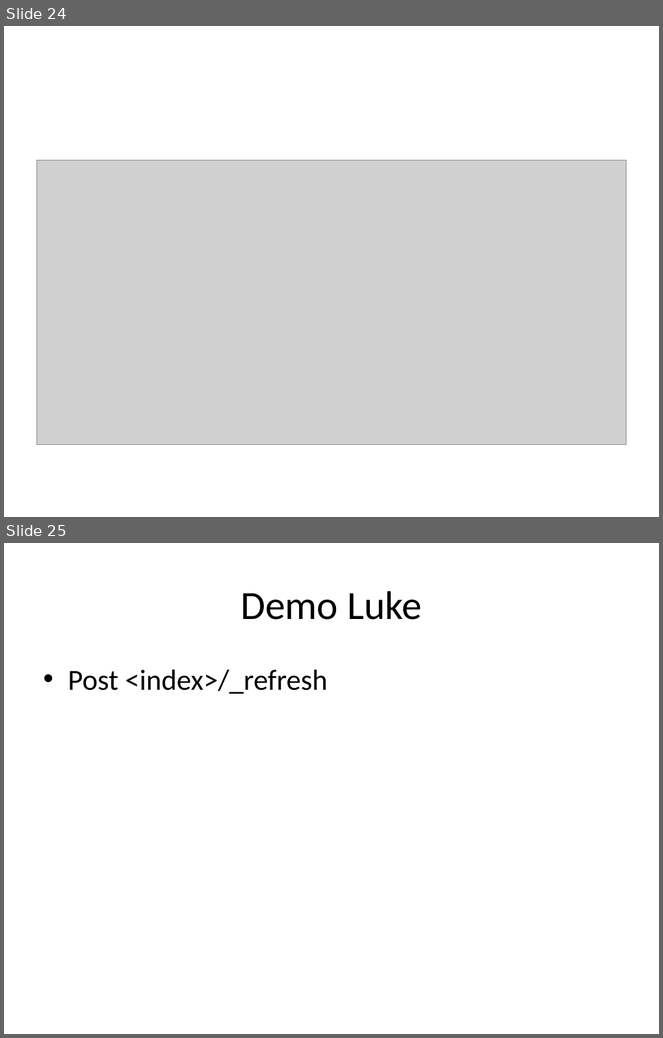
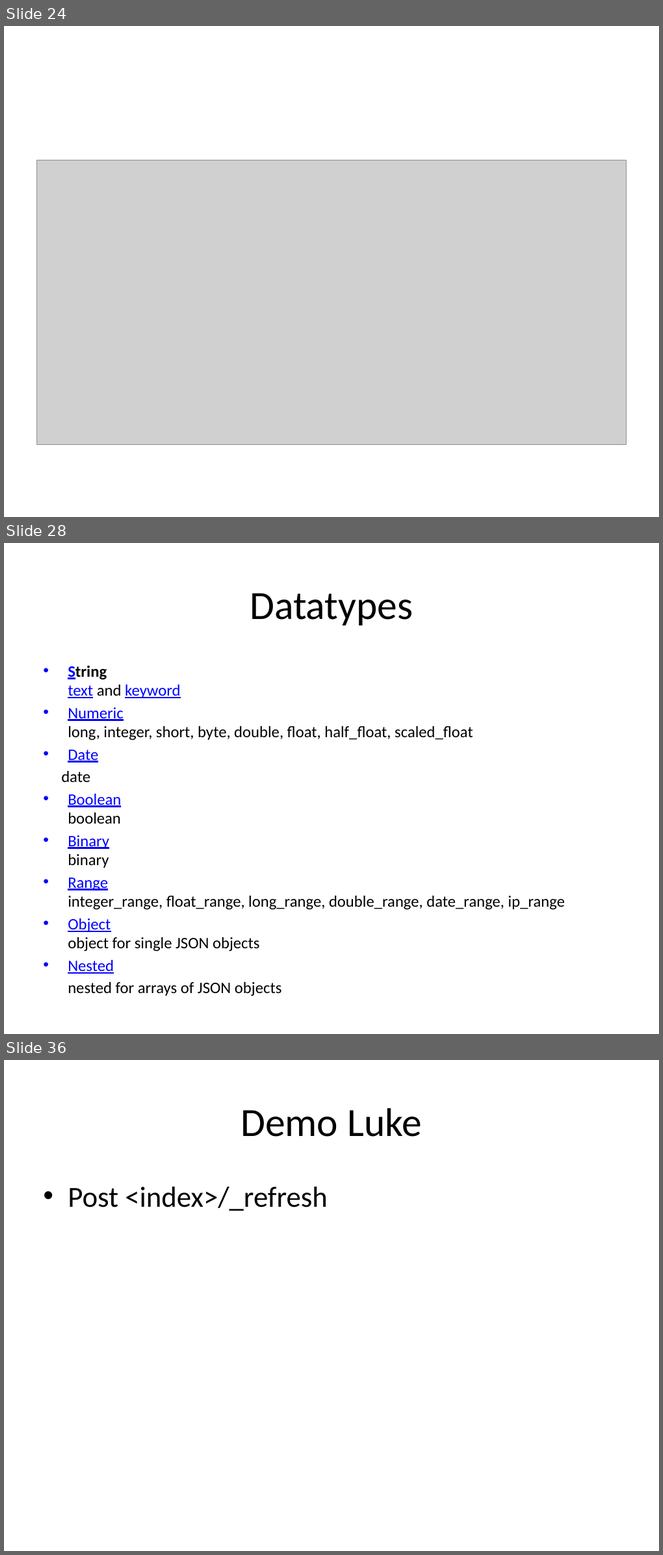
Before and after one commit to pavanarya/MySessions, a slide deck: Elastic Search - Copy.pptx. Shown one above the other, each under a label of ours: slides 24 and 25 before the commit, slides 24, 28 and 36 after it; the slides between them are not shown. The pictures are 663x1038 and 663x1555 pixels, drawn with LibreOffice and Linux fonts; fonts in the diff are those of the drawing; grey boxes stand for pictures. Boxes give left, top, right and bottom in pixels: in the first picture for what was removed or moved away, otherwise in the second. Text is boxed around its words. In the diff, an @@ line names an element or a change of style, - is before the commit and + after.

```diff
--- a/Elastic Search - Copy.pptx
+++ b/Elastic Search - Copy.pptx
@@ slide 28 added at box(4, 543, 659, 1034), background #FFFFFF @@
@@ title added at box(250, 593, 413, 626), 44 pt, text #000000 @@
+Datatypes
@@ text added at box(61, 665, 565, 997), 17.6 pt, text #000000 @@
+• String
+  text and keyword
+• Numeric
+  long, integer, short, byte, double, float, half_float, scaled_float
+• Date
+date
+• Boolean
+  boolean
+• Binary
+  binary
+• Range
+  integer_range, float_range, long_range, double_range, date_range, ip_range
+• Object
+  object for single JSON objects
+• Nested
+nested for arrays of JSON objects
@@ what was slide 25 is now slide 36 @@
```
Also in this commit, not shown: 10 other slides added, 2 slides removed, 1 other file.
